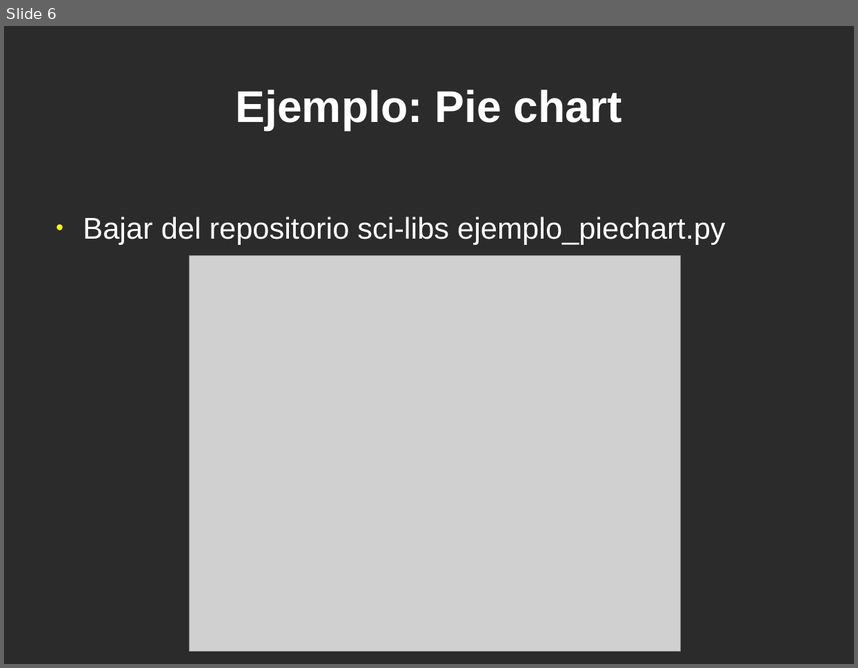
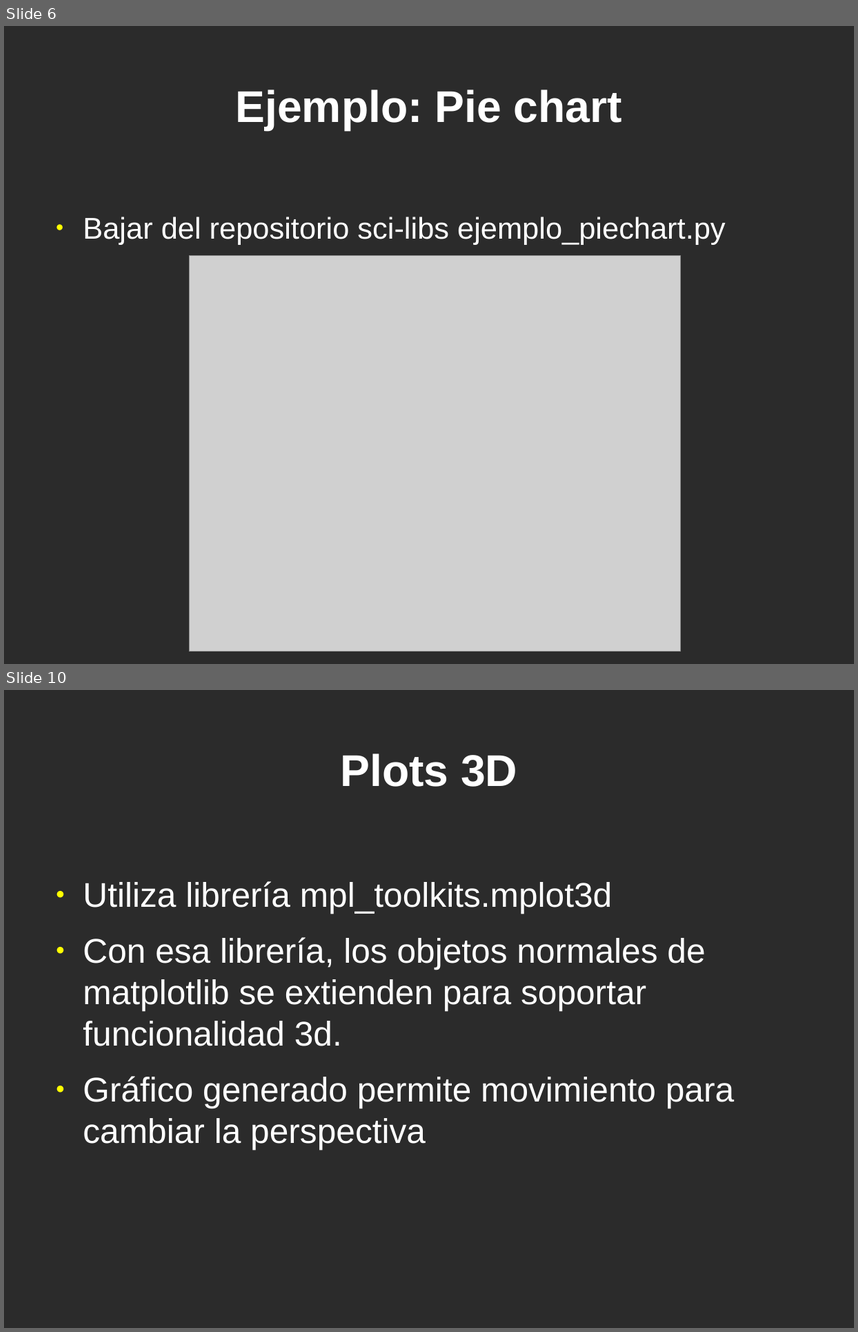
Before and after one commit to jeudy/clases_topicosI2013, a slide deck: 13-Plots-3D-Animacion.odp. Shown one above the other, each under a label of ours: slide 6 before the commit, slides 6 and 10 after it; the slides between them are not shown. The pictures are 858x668 and 858x1332 pixels, drawn with LibreOffice and Linux fonts; fonts in the diff are those of the drawing; grey boxes stand for pictures; background and template pictures are left out; a plain dark background stands for a picture behind light text. Boxes give left, top, right and bottom in pixels: in the first picture for what was removed or moved away, otherwise in the second. Text is boxed around its words. In the diff, an @@ line names an element or a change of style, - is before the commit and + after.

Commit message:
Matplotlib+

```diff
--- a/13-Plots-3D-Animacion.odp
+++ b/13-Plots-3D-Animacion.odp
@@ slide 10 added at (4, 690, 854, 1328), background picture (left out) @@
@@ title added at (340, 753, 517, 787), 41.4 pt, text #FFFFFF, bold @@
+Plots 3D
@@ text added at (83, 881, 734, 1149), 32 pt, text #FFFFFF @@
+● Utiliza librería mpl_toolkits.mplot3d
+● Con esa librería, los objetos normales de matplotlib se extienden para soportar funcionalidad 3d.
+● Gráfico generado permite movimiento para cambiar la perspectiva
```
Also in this commit, not shown: 1 slide changed, 4 other slides added, 2 slides removed, 1 other file.
